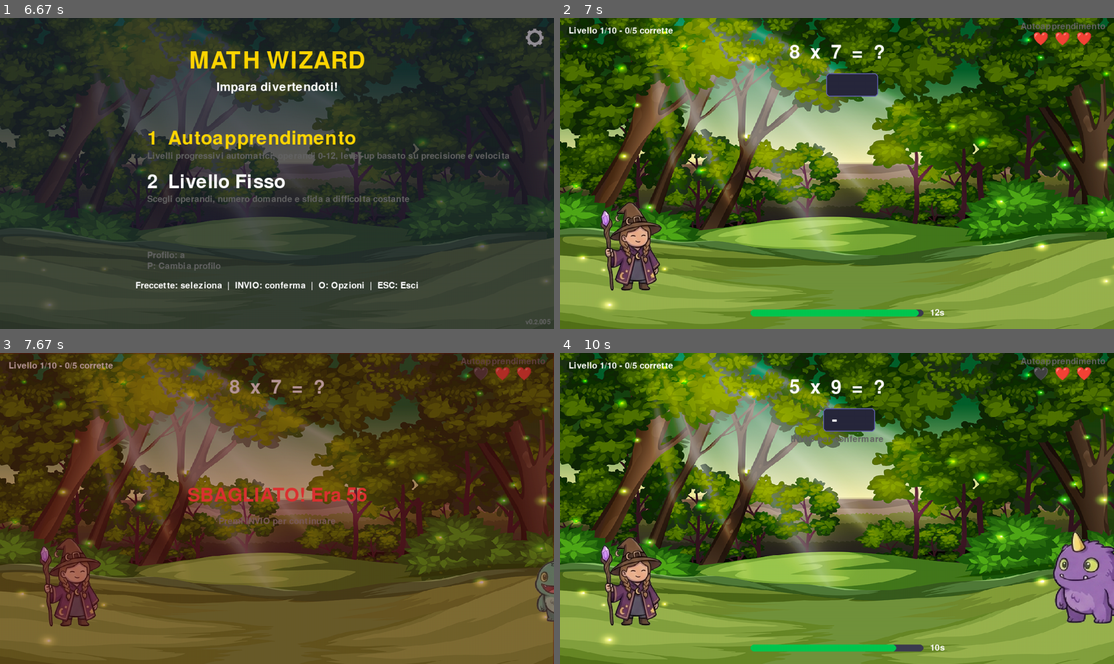
Above: before the commit, frames 1-4 (two rows, left to right).
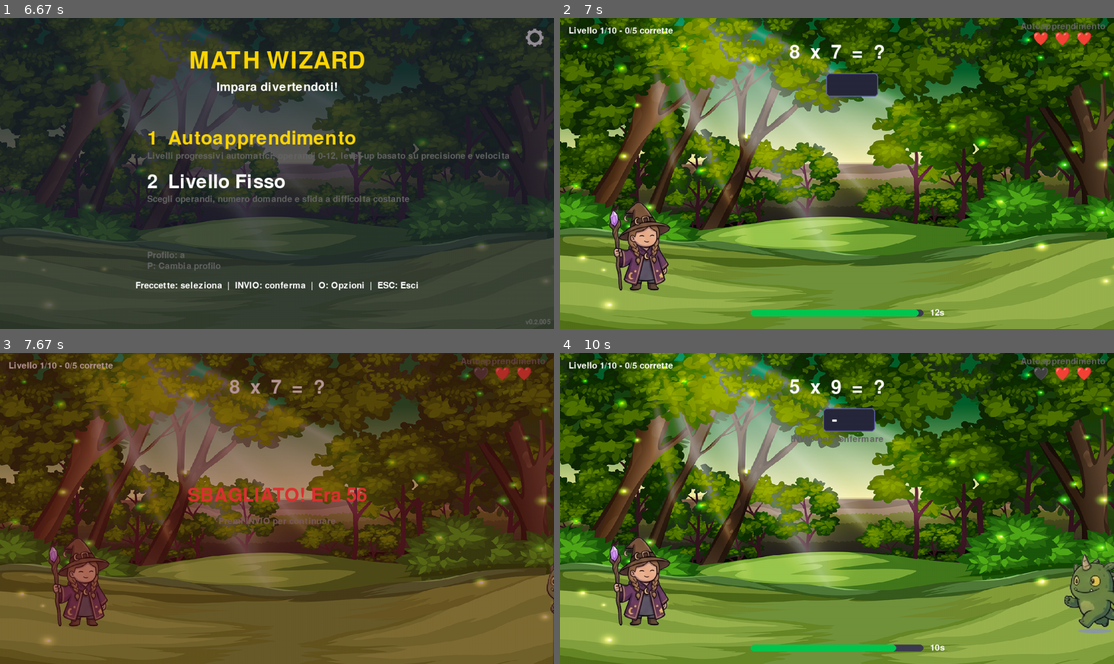
Above: after the commit, the same moments.

Repository: thefactor82/math-wizard
Game: pygame game, started from math-wizard.py
Two runs of this game, one before a commit and one after it. Both use one fixed random seed, a clock stepped at 60 frames per second and the inputs below.
Inputs (mouse positions are in pixels of both pictures, inside the frame that each line leads up to):
- Up to frame 1 (6.67 s): tap Enter at 0.33, 5.2, 5.67 s; click (254, 185) at 0.72 s; type "an" at 4.87 s; type "n" at 5.07 s; type "a" at 5.53 s; tap F at 6.2 s; type "r" at 6.53 s
- Up to frame 2 (7 s): tap Enter at 6.67 s
- Up to frame 3 (7.67 s): tap 1 at 7.08 s; type "o" at 7.42 s; tap Enter at 7.55 s
- Up to frame 4 (10 s): type "i" at 7.97 s; tap Enter at 8.1 s; tap - at 8.52 s; type "t" at 9.95 s

Frame 1 is identical in both runs. In frame 2, 2.2% of the frame differs, in the area x 7-20%, y 59-88%; in frame 3, 2.3%; in frame 4, 5.0%, in the area x 7-100%, y 57-91%.

Commit message:
monster animation: use monster1.png spritesheet (4 frames, mirrored); separate wy/wy_monster

Diff:
--- a/math-wizard.py
+++ b/math-wizard.py
@@ -132,19 +132,26 @@
         self.char_img = self.char_imgs["F"]
         self.char_h = self.char_img.get_height()
 
-        mw, mh = 1500, 1619
-        self.monster_imgs = []
-        for i in range(2, 5):
-            img = pygame.image.load(f"graphics/monsters/monster{i}.png").convert_alpha()
-            flipped = pygame.transform.flip(img, True, False)
-            self.monster_imgs.append(pygame.transform.scale(flipped, (200, int(200 / mw * mh))))
-        self.monster_img = self.monster_imgs[0]
+        self.monster_frames = self.carica_spritesheet("graphics/monsters/monster1.png", 200, 4)
+        self.monster_img = self.monster_frames[0]
+        self.monster_anim_speed = 150
 
         self.heart_red = pygame.transform.scale(pygame.image.load("graphics/misc/lives.png").convert_alpha(), (35, 35))
         self.heart_grey = pygame.transform.scale(pygame.image.load("graphics/misc/lives_lost.png").convert_alpha(), (35, 35))
 
         self.logo = pygame.transform.scale(pygame.image.load("graphics/misc/logo.png").convert_alpha(), (SCREEN_WIDTH, SCREEN_HEIGHT))
         self.gear_img = pygame.image.load("graphics/misc/gear.png").convert_alpha()
+
+    def carica_spritesheet(self, path, target_w, frame_count):
+        sheet = pygame.image.load(path).convert_alpha()
+        sheet = pygame.transform.flip(sheet, True, False)
+        fw = sheet.get_width() // frame_count
+        fh = sheet.get_height()
+        frames = []
+        for i in range(frame_count):
+            frame = sheet.subsurface((i * fw, 0, fw, fh))
+            frames.append(pygame.transform.scale(frame, (target_w, int(target_w / fw * fh))))
+        return frames
 
     def gestione_profili(self):
         os.makedirs(PROFILES_DIR, exist_ok=True)
@@ -250,6 +257,7 @@
         self.mostro_x = SCREEN_WIDTH + 30
         self.mostro_colpito = False
         self.mostro_fade_start = 0
+        self.monster_anim_frame = 0
         self.hit_timer = 0
         self.domanda_attiva = False
         self.feedback = None
@@ -373,7 +381,7 @@
         self.mostro_progresso = 0.0
         self.mostro_x = SCREEN_WIDTH + 30
         self.mostro_colpito = False
-        self.monster_img = random.choice(self.monster_imgs)
+        self.monster_anim_frame = 0
         self.domanda_attiva = True
         self.feedback = None
         self.feedback_timer = 0
@@ -911,6 +919,7 @@
                 self.stats[livello]["corrette"] += 1
                 self.mostro_colpito = True
                 self.mostro_fade_start = pygame.time.get_ticks()
+                self.monster_img = self.monster_frames[self.monster_anim_frame]
                 self.zap_timer = 12
             else:
                 self.corretto = False
@@ -975,6 +984,7 @@
         self.attendi_invio = True
         self.mostro_colpito = True
         self.mostro_fade_start = pygame.time.get_ticks()
+        self.monster_img = self.monster_frames[self.monster_anim_frame]
         self.hit_timer = 12
         if self.vite <= 0:
             self.game_over = True
@@ -1451,10 +1461,10 @@
         else:
             self.screen.blit(self.bg, (0, 0))
 
-        wx = 80 + shake[0]
-        wy = SCREEN_HEIGHT // 2 - self.char_h // 2 + 120 + shake[1]
-        wy_monster = wy + 50
-        self.screen.blit(self.char_img, (wx, wy_monster))
+        wx = 100 + shake[0]
+        wy = SCREEN_HEIGHT // 2 - self.char_h // 2 + 170 + shake[1]
+        wy_monster = wy + 35
+        self.screen.blit(self.char_img, (wx, wy))
 
         if self.mostro_colpito:
             elapsed = pygame.time.get_ticks() - self.mostro_fade_start
@@ -1464,10 +1474,12 @@
                 faded.set_alpha(alpha)
                 self.screen.blit(faded, (self.mostro_x + shake[0], wy_monster))
         else:
-            self.screen.blit(self.monster_img, (self.mostro_x + shake[0], wy_monster))
+            n_frames = len(self.monster_frames)
+            self.monster_anim_frame = (pygame.time.get_ticks() // self.monster_anim_speed) % n_frames
+            self.screen.blit(self.monster_frames[self.monster_anim_frame], (self.mostro_x + shake[0], wy_monster))
 
         if self.zap_timer > 0:
-            start_x, start_y = wx + 25, wy_monster + 20
+            start_x, start_y = wx + 25, wy + 20
             end_x, end_y = self.mostro_x + 100, wy_monster + self.char_h // 2
             mid_x = (start_x + end_x) // 2
             segments = 8
Binary file added: graphics/monsters/monster1.png
